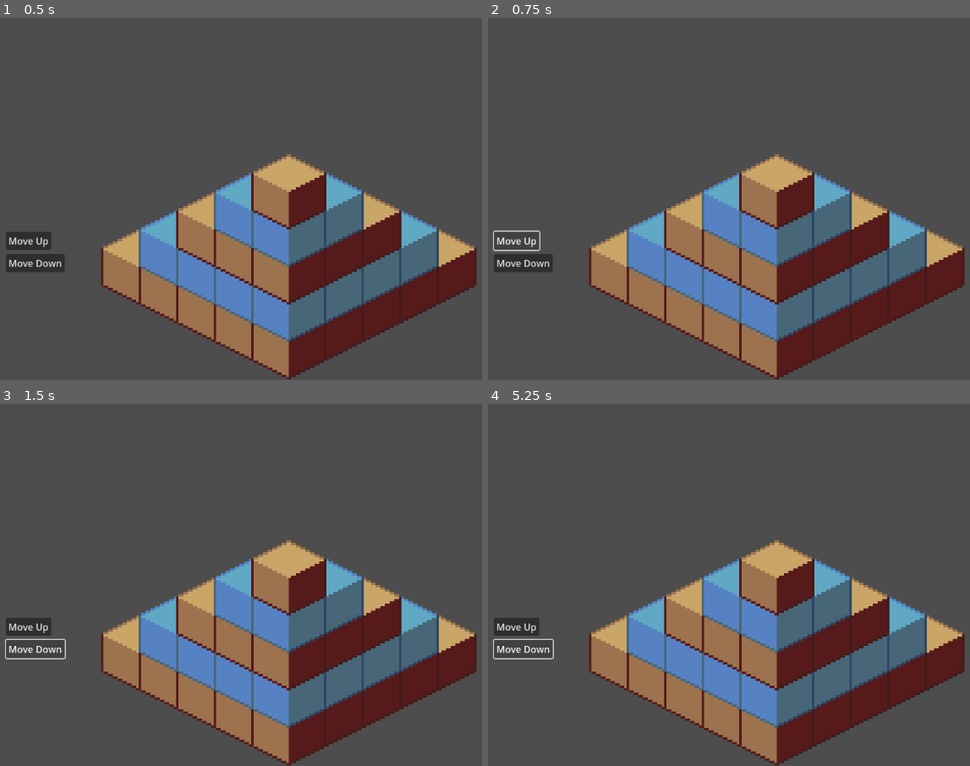
Above: before the commit, frames 1-4 (two rows, left to right).
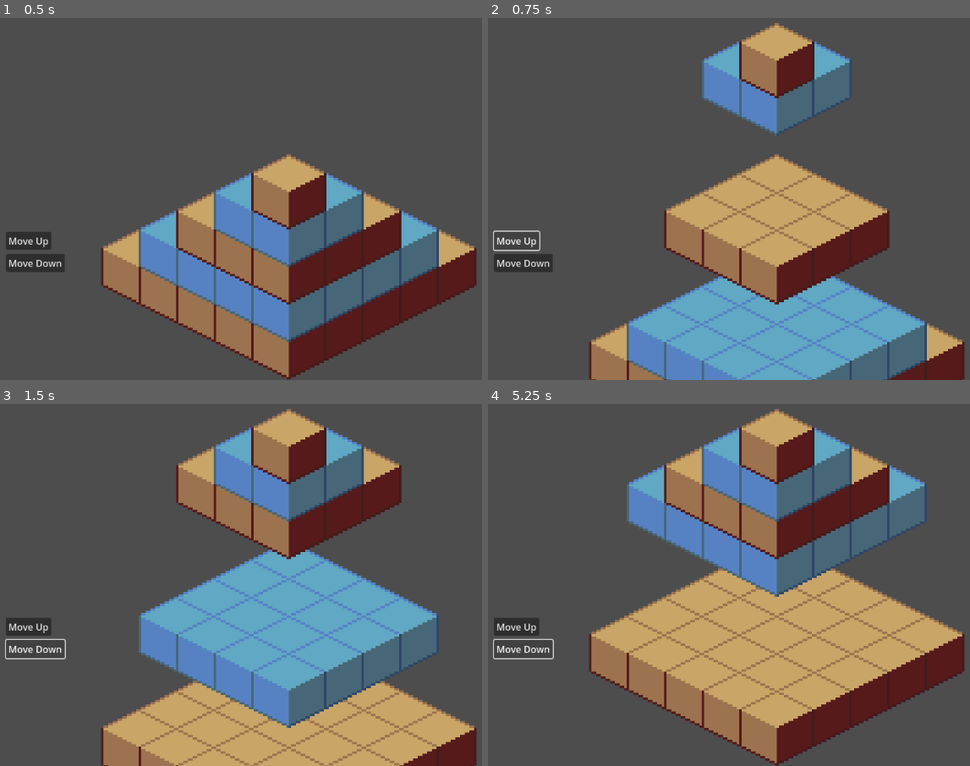
Above: after the commit, the same moments.

Repository: austin226/godot-isometric-demo
Game: Godot game, scene res://level.tscn
The game is run twice, just before and just after one commit, with the same random seed, the same clock (stepped at 60 frames per second) and the same inputs.
Inputs:
- Up to frame 1 (0.5 s): no input
- Up to frame 2 (0.75 s): click "Move Up" at 0.5 s
- Up to frame 3 (1.5 s): click "Move Down" at 1.25 s
- Up to frame 4 (5.25 s): click "Move Up" at 2 s; click "Move Down" at 2.75 s; click "Move Up" at 3.5 s; click "Move Down" at 4.25 s; tap Enter at 5 s

Frame 1 is identical in both runs. In frame 2, 36% of the frame differs, in the area x 21-99%, y 1-100%; in frame 3, 40%; in frame 4, 36%.

Commit message:
Move layers on focus change

Diff:
--- a/grid/grid.gd
+++ b/grid/grid.gd
@@ -2,21 +2,23 @@
 class_name Grid extends Node2D
 
 @export var focused_layer: int : get = _get_focused_layer, set = _set_focused_layer
-
-@onready var _game_state: GameState = $"/root/G_GameState"
 
 var _focused_layer: int = 0
 
 var _min_layer: int = 0
 var _max_layer: int = 0
 
+const EXTRA_LAYER_GAP_DOWN = Coord.COORDINATE_SCALE * 5
+const EXTRA_LAYER_GAP_UP = Coord.COORDINATE_SCALE * 7
+
 
 func _ready():
-	_game_state.focus_layer_changed.connect(_on_focus_layer_changed)
+	if not Engine.is_editor_hint():
+		$"/root/G_GameState".focus_layer_changed.connect(_on_focus_layer_changed)
 	for child in get_children():
 		if child is GridLayer:
 			var layer = child as GridLayer
-			layer.position.y = -2 * Coord.COORDINATE_SCALE * layer.layer_number
+			layer.position.y = _default_layer_position_y(layer.layer_number)
 			_min_layer = min(layer.layer_number, _min_layer)
 			_max_layer = max(layer.layer_number, _max_layer)
 			print("Layer %d is at %s" % [layer.layer_number, layer.position])
@@ -32,15 +34,24 @@
 		if child is GridLayer:
 			result.append(child)
 	result.sort_custom(_sort_layers)
-	print(result)
 	return result
-
 
 func _on_focus_layer_changed(layer_delta: int) -> void:
 	focused_layer = clamp(focused_layer + layer_delta, _min_layer, _max_layer)
 
+func _default_layer_position_y(layer_number: int) -> float:
+	return -2 * Coord.COORDINATE_SCALE * layer_number
+
 func _set_focused_layer(value: int) -> void:
 	_focused_layer = value
+	for layer in _get_sorted_layers():
+		var y = _default_layer_position_y(layer.layer_number)
+		if layer.layer_number < _focused_layer:
+			y += EXTRA_LAYER_GAP_DOWN
+		elif layer.layer_number > _focused_layer:
+			y -= EXTRA_LAYER_GAP_UP
+		layer.position.y = y
+
 	print("Focused layer: %d" % value)
 
 func _sort_layers(a: GridLayer, b: GridLayer) -> bool:
--- a/level.tscn
+++ b/level.tscn
@@ -15,8 +15,10 @@
 [node name="Grid" type="Node2D" parent="."]
 unique_name_in_owner = true
 script = ExtResource("1_nhihr")
+focused_layer = 1
 
 [node name="Ground" parent="Grid" instance=ExtResource("1_kagpb")]
+position = Vector2(0, 160)
 
 [node name="Floor1" parent="Grid" instance=ExtResource("1_kagpb")]
 position = Vector2(0, -64)
@@ -26,20 +28,20 @@
 layer_number = 1
 
 [node name="Floor2" parent="Grid" instance=ExtResource("1_kagpb")]
-position = Vector2(0, -128)
+position = Vector2(0, -352)
 width = 3
 height = 3
 layer_number = 2
 
 [node name="Floor3" parent="Grid" instance=ExtResource("1_kagpb")]
-position = Vector2(0, -192)
+position = Vector2(0, -416)
 width = 2
 height = 2
 tile_prefab = ExtResource("3_1bogi")
 layer_number = 3
 
 [node name="Floor4" parent="Grid" instance=ExtResource("1_kagpb")]
-position = Vector2(0, -256)
+position = Vector2(0, -480)
 width = 1
 height = 1
 layer_number = 4
